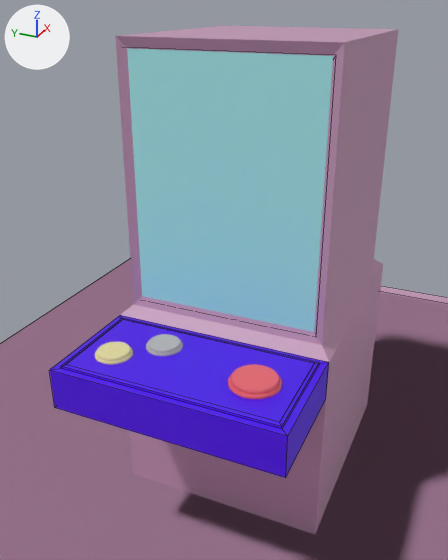
An edit to the Blender file claw machine.blend, drawn before and after from the same camera.
Both versions are drawn from a 50 mm lens placed at (-2.92, -1.1, 1.65), pointed at (-0.26, 0.1, 0.32). The axes (+X, +Y, +Z) are drawn at upper left. The lights are the same throughout. Mesh edges are drawn as thin lines on the coarser meshes.

In view in the first picture: 'button exit', 'button help', 'button options', 'help base', 'machine', 'sol', 'verre machine'.
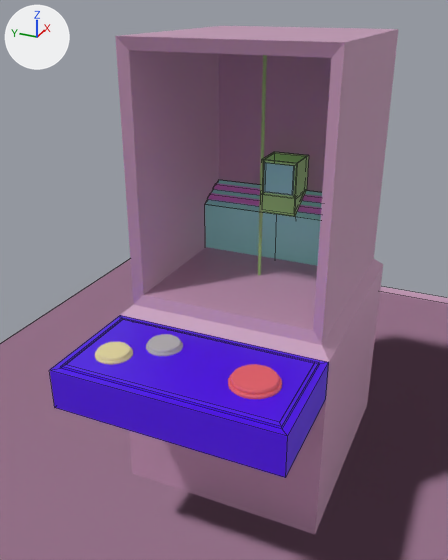
Pixel boxes [x1, y1, x2, y2] of what changed, in the pictures (448 x 560 px):
'verre machine', hidden (cyan): before [127, 48, 333, 332]
'pente', unchanged, uncovered by the edit: after [205, 180, 322, 266]
'caisse', unchanged, uncovered by the edit: after [263, 152, 309, 217]

The change, as a diff of the scene's bpy script:
```diff
--- a/claw machine.blend.py
+++ b/claw machine.blend.py
@@ ob_verre_machine @@
 ob_verre_machine.location = (0.0, 0.0, 0.0)
+ob_verre_machine.hide_set(True)
```
